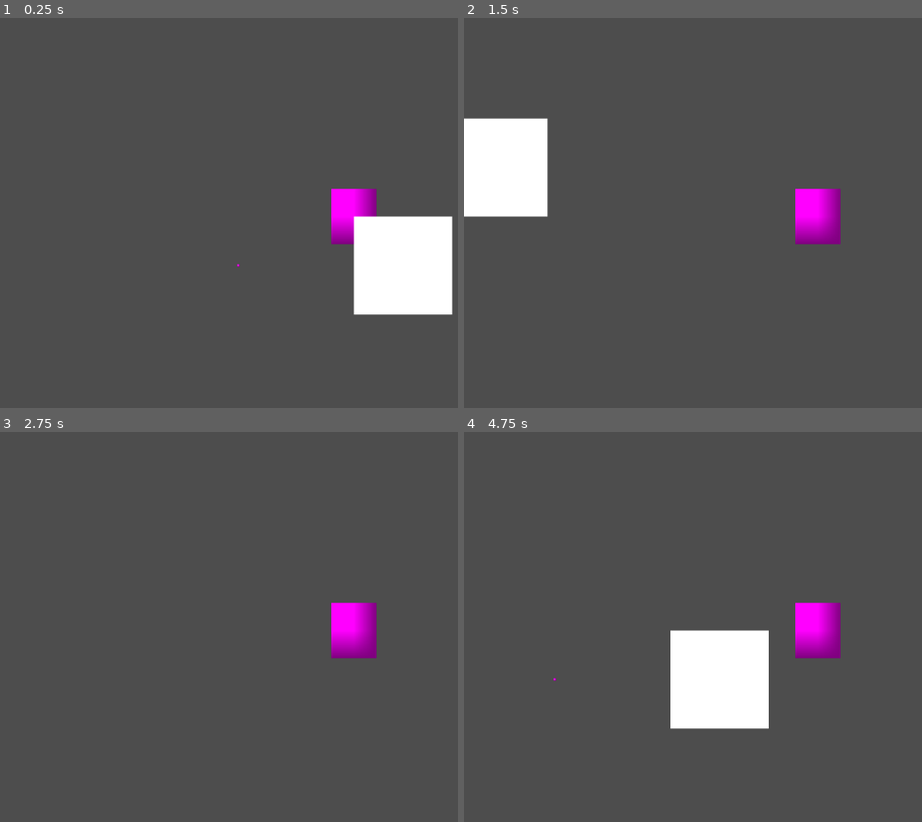
Above: before the commit, frames 1-4 (two rows, left to right).
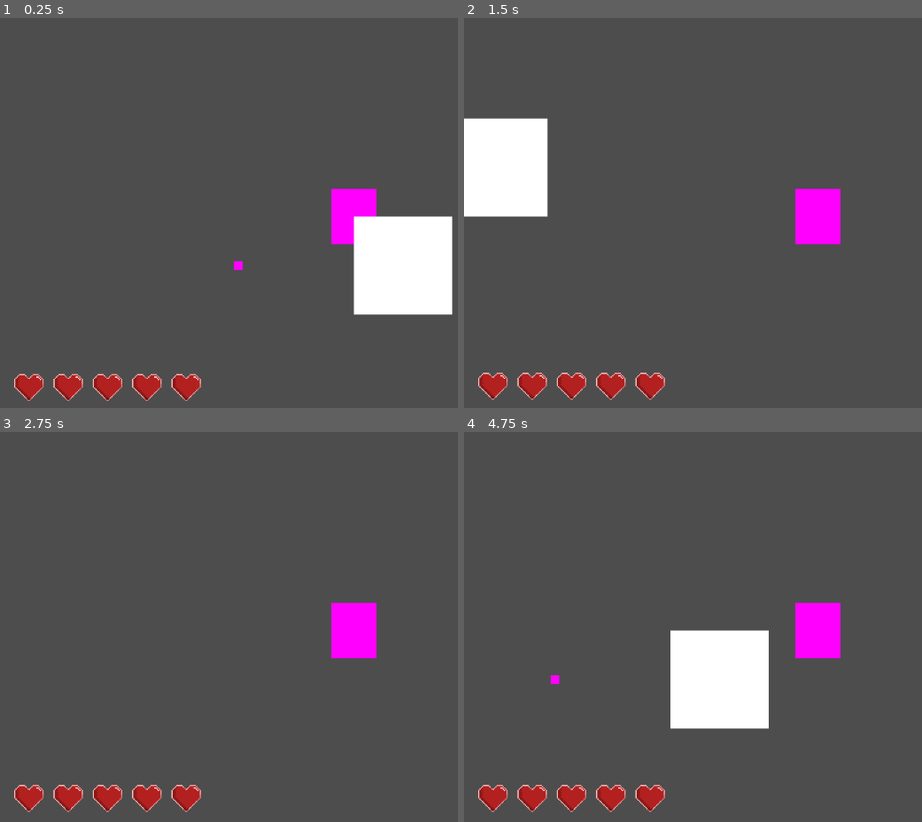
Above: after the commit, the same moments.

Repository: FraN-onLine/Back-in-Biskits
Game: Godot game, scene res://Areas/area_1.tscn
The game is run twice, just before and just after one commit, with the same random seed, the same clock (stepped at 60 frames per second) and the same inputs.
Inputs (mouse positions are in pixels of both pictures, inside the frame that each line leads up to):
- Up to frame 1 (0.25 s): no input
- Up to frame 2 (1.5 s): move the mouse to (outside the picture) at 0.52 s; hold D (move_right) 0.53-1.28 s; click (outside the picture) at 0.6 s; move the mouse to (674, 236) at 1.27 s; hold S (move_down) from 1.28 s (still down); click (674, 236) at 1.35 s
- Up to frame 3 (2.75 s): move the mouse to (425, 545) at 2.02 s; release S (move_down) at 2.03 s; hold D (move_right) from 2.03 s (still down); click (425, 545) at 2.1 s
- Up to frame 4 (4.75 s): move the mouse to (784, 708) at 2.77 s; release D (move_right) at 2.78 s; hold W (move_up) 2.78-3.53 s; click (784, 708) at 2.85 s; move the mouse to (outside the picture) at 3.52 s; hold A (move_left) from 3.53 s (still down); click (outside the picture) at 3.6 s; move the mouse to (605, 572) at 4.27 s; click (605, 572) at 4.35 s

The runs differ from the first frame. In frame 1, 2.2% of the frame differs, in the area x 3-83%, y 43-99%; in frame 2, 2.5%; in frame 3, 2.5%; in frame 4, 2.6%, in the area x 3-83%, y 43-98%.

Commit message:
hearts <33

Diff:
--- a/back-in-biskits/Areas/area_1.tscn
+++ b/back-in-biskits/Areas/area_1.tscn
@@ -1,7 +1,8 @@
-[gd_scene load_steps=3 format=3 uid="uid://n8utlsd5y7ci"]
+[gd_scene load_steps=4 format=3 uid="uid://n8utlsd5y7ci"]
 
 [ext_resource type="PackedScene" uid="uid://bk3vlngnal1r6" path="res://Player/player.tscn" id="1_bmh1r"]
 [ext_resource type="PackedScene" uid="uid://ch61q6045g2b4" path="res://Pickup/cookie.tscn" id="2_ae2e2"]
+[ext_resource type="PackedScene" uid="uid://vhtdtq0n3sxq" path="res://UI/UI.tscn" id="3_v2evy"]
 
 [node name="Area1" type="Node2D"]
 
@@ -16,3 +17,5 @@
 
 [node name="Cookie" parent="." instance=ExtResource("2_ae2e2")]
 position = Vector2(43, 89)
+
+[node name="UI" parent="." instance=ExtResource("3_v2evy")]
--- /dev/null
+++ b/back-in-biskits/Globals/global.gd
@@ -0,0 +1,11 @@
+extends Node
+
+var lives = 5
+# Called when the node enters the scene tree for the first time.
+func _ready() -> void:
+	pass # Replace with function body.
+
+
+# Called every frame. 'delta' is the elapsed time since the previous frame.
+func _process(delta: float) -> void:
+	pass
--- a/back-in-biskits/Pickup/cookie.tscn
+++ b/back-in-biskits/Pickup/cookie.tscn
@@ -5,12 +5,14 @@
 [sub_resource type="PlaceholderTexture2D" id="PlaceholderTexture2D_c63e7"]
 
 [sub_resource type="CircleShape2D" id="CircleShape2D_c63e7"]
-radius = 1.0
+radius = 3.0
 
 [node name="Cookie" type="Area2D"]
 script = ExtResource("1_cxbth")
 
 [node name="Sprite2D" type="Sprite2D" parent="."]
+position = Vector2(1.19209e-07, 1.19209e-07)
+scale = Vector2(3.5, 3.5)
 texture = SubResource("PlaceholderTexture2D_c63e7")
 
 [node name="CollisionShape2D" type="CollisionShape2D" parent="."]
--- a/back-in-biskits/Player/player.gd
+++ b/back-in-biskits/Player/player.gd
@@ -1,19 +1,22 @@
 extends CharacterBody2D
-
 class_name Player
 
 @export var speed: float = 200.0
 @export var attack_cooldown: float = 0.5
+@export var max_hp: int = 5   # max health
+var current_hp: int
 
 var can_attack: bool = true
-
-# --- Current attack type (default = basic)
 var current_attack: String = "basic"
 
-# Input mapping (make sure you set these in Project Settings > Input Map)
-# "move_up", "move_down", "move_left", "move_right"
-# "attack" -> set to Right Mouse Button
-# "pickup" -> optional (usually just body_entered signal)
+signal health_changed(new_hp: int)  # notify UI when HP updates
+signal player_died
+
+func _ready() -> void:
+	current_hp = max_hp
+	emit_signal("health_changed", current_hp)
+
+
 func _process(delta: float) -> void:
 	handle_movement(delta)
 
@@ -21,6 +24,7 @@
 		perform_attack()
 
 
+# ---------------- Movement ----------------
 func handle_movement(delta: float) -> void:
 	var input_dir = Vector2.ZERO
 	input_dir.y = Input.get_action_strength("move_down") - Input.get_action_strength("move_up")
@@ -31,7 +35,7 @@
 	move_and_slide()
 
 
-# --- Attack handling
+# ---------------- Attacks ----------------
 func perform_attack() -> void:
 	can_attack = false
 
@@ -50,18 +54,36 @@
 
 
 func basic_attack() -> void:
-	print("Basic Attack: Swing cookie staff")
+	print("Basic Attack")
 
 
 func fire_attack() -> void:
-	print("🔥 Fire Cookie Attack: Fireball launched!")
+	print("🔥 Fireball!")
 
 
 func ice_attack() -> void:
-	print("❄ Ice Cookie Attack: Freeze blast!")
+	print("❄ Ice Blast!")
 
 
-# --- Called when colliding with a cookie pickup
+# ---------------- Damage & HP ----------------
+func take_damage(amount: int = 1) -> void:
+	current_hp -= amount
+	current_hp = clamp(current_hp, 0, max_hp)
+	emit_signal("health_changed", current_hp)
+
+	print("Player took damage! HP = %d" % current_hp)
+
+	if current_hp <= 0:
+		die()
+
+
+func die() -> void:
+	print("💀 Player died")
+	emit_signal("player_died")
+	queue_free()  # remove player (or play animation first)
+
+
+# ---------------- Cookie Pickup ----------------
 func pickup_cookie(cookie_type: String) -> void:
 	current_attack = cookie_type
 	print("Picked up cookie! Attack changed to: %s" % cookie_type)
--- /dev/null
+++ b/back-in-biskits/UI/UI.tscn
@@ -0,0 +1,63 @@
+[gd_scene load_steps=6 format=3 uid="uid://vhtdtq0n3sxq"]
+
+[ext_resource type="Script" uid="uid://8esoo8esqsnn" path="res://UI/ui.gd" id="1_6dd3c"]
+[ext_resource type="Texture2D" uid="uid://b878bsp32bc4q" path="res://Assets/UI Elements/Heart.png" id="2_dhe1o"]
+
+[sub_resource type="Animation" id="Animation_dhe1o"]
+resource_name = "new_animationmove"
+loop_mode = 2
+tracks/0/type = "value"
+tracks/0/imported = false
+tracks/0/enabled = true
+tracks/0/path = NodePath("TextureRect:position")
+tracks/0/interp = 1
+tracks/0/loop_wrap = true
+tracks/0/keys = {
+"times": PackedFloat32Array(0, 1),
+"transitions": PackedFloat32Array(1, 1),
+"update": 0,
+"values": [Vector2(15, 574), Vector2(15, 563)]
+}
+
+[sub_resource type="Animation" id="Animation_q0uhn"]
+length = 0.001
+tracks/0/type = "value"
+tracks/0/imported = false
+tracks/0/enabled = true
+tracks/0/path = NodePath("TextureRect:position")
+tracks/0/interp = 1
+tracks/0/loop_wrap = true
+tracks/0/keys = {
+"times": PackedFloat32Array(0),
+"transitions": PackedFloat32Array(1),
+"update": 0,
+"values": [Vector2(15, 574)]
+}
+
+[sub_resource type="AnimationLibrary" id="AnimationLibrary_e707p"]
+_data = {
+&"RESET": SubResource("Animation_q0uhn"),
+&"new_animationmove": SubResource("Animation_dhe1o")
+}
+
+[node name="UI" type="CanvasLayer"]
+script = ExtResource("1_6dd3c")
+
+[node name="TextureRect" type="TextureRect" parent="."]
+anchors_preset = 2
+anchor_top = 1.0
+anchor_bottom = 1.0
+offset_left = 15.0
+offset_top = -74.0
+offset_right = 47.0
+offset_bottom = -42.0
+grow_vertical = 0
+scale = Vector2(2, 2)
+texture = ExtResource("2_dhe1o")
+stretch_mode = 1
+
+[node name="AnimationPlayer" type="AnimationPlayer" parent="."]
+libraries = {
+&"": SubResource("AnimationLibrary_e707p")
+}
+autoplay = "new_animationmove"
--- /dev/null
+++ b/back-in-biskits/UI/ui.gd
@@ -0,0 +1,4 @@
+extends CanvasLayer
+
+func _process(delta: float) -> void:
+	$TextureRect.size.x = Global.lives * 32
--- a/back-in-biskits/project.godot
+++ b/back-in-biskits/project.godot
@@ -14,6 +14,10 @@
 run/main_scene="uid://n8utlsd5y7ci"
 config/features=PackedStringArray("4.4", "Mobile")
 config/icon="res://icon.svg"
+
+[autoload]
+
+Global="*res://Globals/global.gd"
 
 [input]
 
@@ -45,4 +49,5 @@
 
 [rendering]
 
+textures/canvas_textures/default_texture_filter=0
 renderer/rendering_method="mobile"
Binary file added: back-in-biskits/Assets/UI Elements/Heart.png
Not shown, added: back-in-biskits/Assets/UI Elements/Heart.png.import
Not shown, added: back-in-biskits/Globals/global.gd.uid
Not shown, added: back-in-biskits/UI/ui.gd.uid
